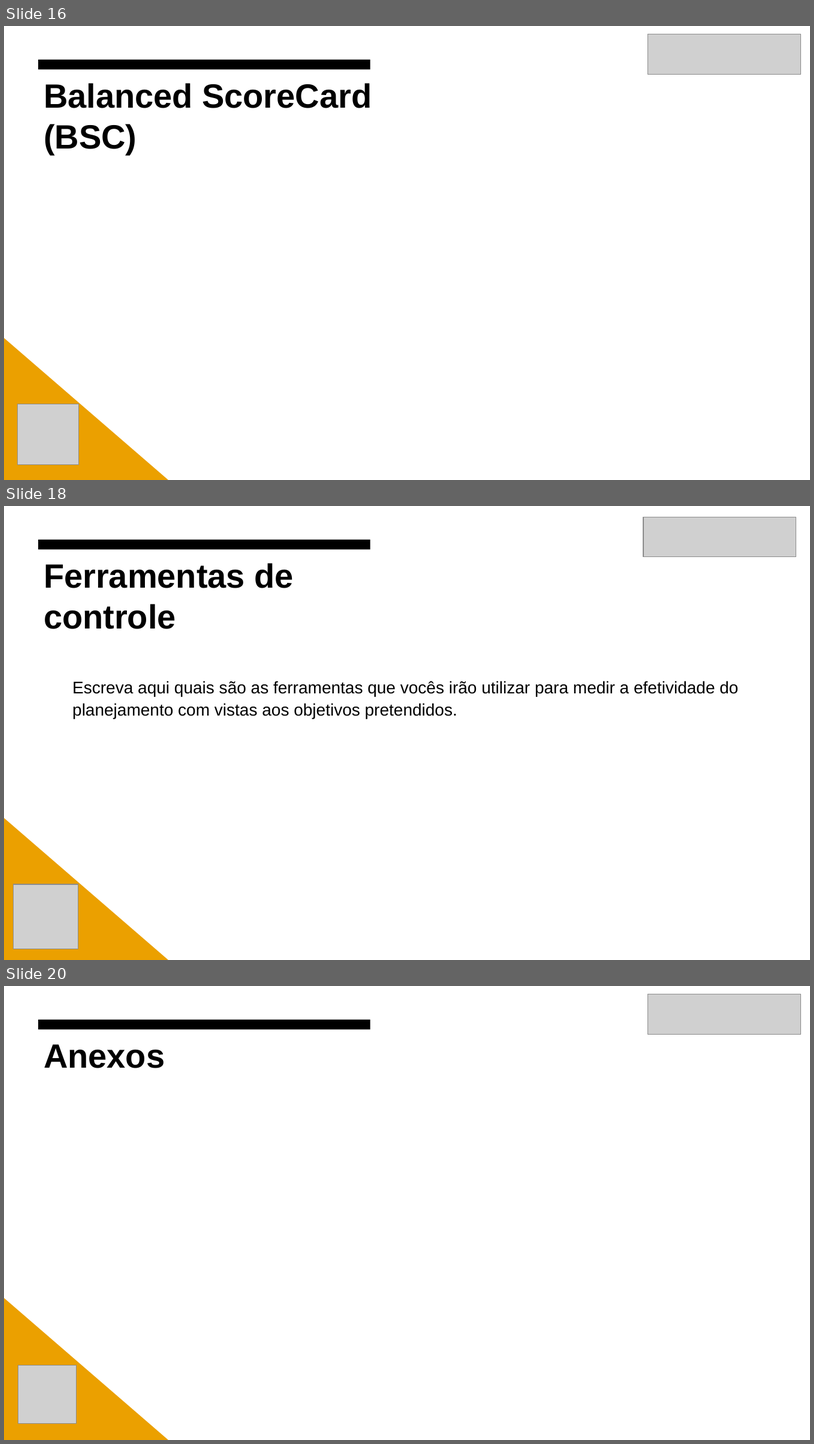
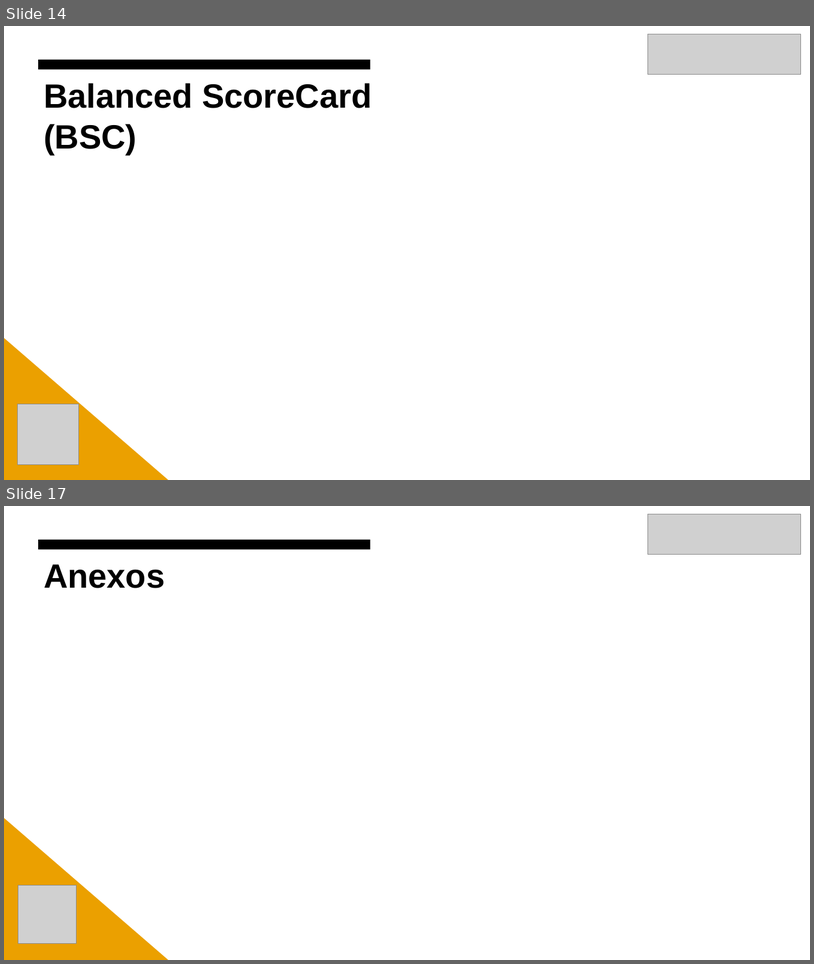
Before and after one commit to Gabriel-Esquilo-Medeiros/Projeto_Integrador_CPFL, a slide deck: Template Final - Apresentacao - Conhecendo o Negócio.pptx. Shown one above the other, each under a label of ours: slides 16, 18 and 20 before the commit, slides 14 and 17 after it; the slides between them are not shown. The pictures are 814x1444 and 814x964 pixels, drawn with LibreOffice and Linux fonts; fonts in the diff are those of the drawing; grey boxes stand for pictures. Boxes give left, top, right and bottom in pixels: in the first picture for what was removed or moved away, otherwise in the second. Text is boxed around its words. In the diff, an @@ line names an element or a change of style, - is before the commit and + after.

```diff
--- a/Template Final - Apresentacao - Conhecendo o Negócio.pptx
+++ b/Template Final - Apresentacao - Conhecendo o Negócio.pptx
@@ slide 18 removed at [4, 506, 810, 960], background #FFFFFF; not listed: 1 template element that a slide beside it also shows @@
@@ picture removed at [644, 517, 797, 557] @@
@@ text removed at [44, 563, 294, 629] @@
-Ferramentas de controle
@@ text removed at [72, 681, 738, 718] @@
-Escreva aqui quais são as ferramentas que vocês irão utilizar para medir a efetividade do planejamento com vistas aos objetivos pretendidos.
@@ right triangle removed at [4, 816, 168, 960] @@
@@ picture removed at [13, 884, 78, 949] @@
@@ what was slide 16 is now slide 14 @@
@@ what was slide 20 is now slide 17 @@
```
Also in this commit, not shown: 7 slides changed, 4 slides added, 6 other slides removed.
